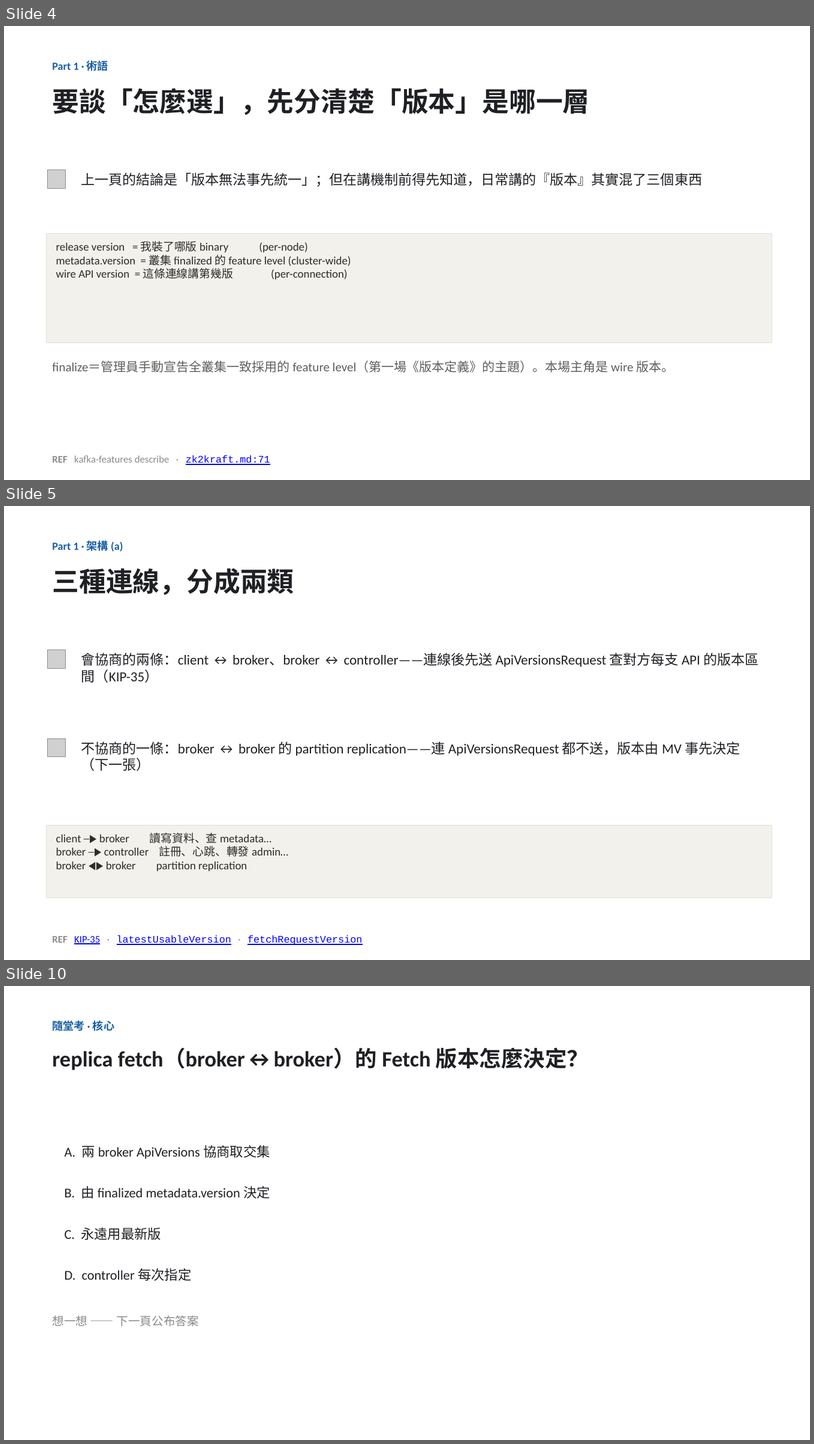
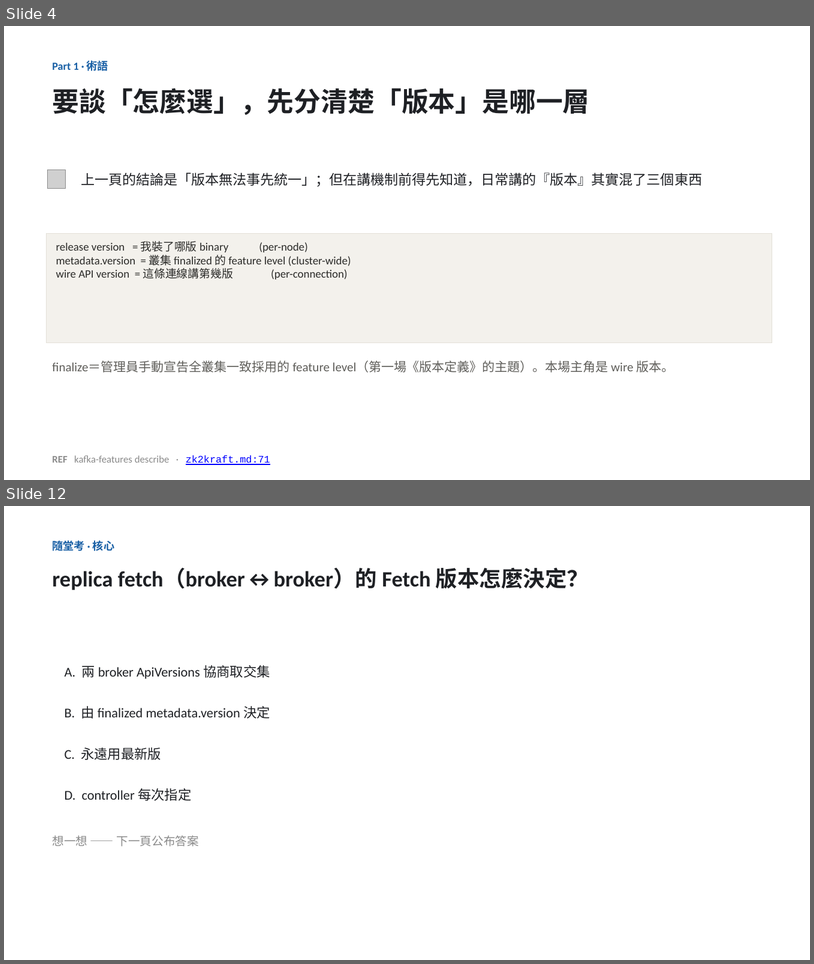
Before and after one commit to unknowntpo/kafka, a slide deck: study/version-control/kafka-version-negotiation.pptx. Shown one above the other, each under a label of ours: slides 4, 5 and 10 before the commit, slides 4 and 12 after it; the slides between them are not shown. The pictures are 814x1444 and 814x964 pixels, drawn with LibreOffice and Linux fonts; fonts in the diff are those of the drawing; grey boxes stand for pictures. Boxes give left, top, right and bottom in pixels: in the first picture for what was removed or moved away, otherwise in the second. Text is boxed around its words. In the diff, an @@ line names an element or a change of style, - is before the commit and + after.

Commit message:
study(version-control): 校正協商心智模型（協商 vs MV 釘版，非「broker↔broker 不協商」）＋相容性測試代價 2 張
- 兩 subagent 對 UP commit 查證：唯一不協商的是 replica fetch；txn markers/broker→controller/Raft 皆協商
- 架構(a)/(b)/對照/Recap/SVG 收斂用詞、補 KIP-584 與 txn markers/OffsetsForLeaderEpoch ref
- 新增相容性測試 2 張（308 版 round-trip、22 歷史版本×升級矩陣×25 MV）＋ compat-testing-cost.md
- 代價頁 REF 補 handler 實證（buildResponseSend/version()>=13/MaxBytes default）
- 架構(b) solve 把兩階段歸給 MV 治理通性；compat-forward-backward.md 收 Q1

```diff
--- a/study/version-control/kafka-version-negotiation.pptx
+++ b/study/version-control/kafka-version-negotiation.pptx
@@ slide 5 removed at [4, 506, 810, 960], background #FFFFFF @@
@@ text removed at [52, 538, 123, 553] @@
-Part 1 · 架構 (a)
@@ text removed at [52, 568, 294, 595] @@
-三種連線，分成兩類
@@ picture removed at [48, 650, 66, 668] @@
@@ text removed at [81, 652, 759, 682] @@
-會協商的兩條：client ↔ broker、broker ↔ controller——連線後先送 ApiVersionsRequest 查對方每支 API 的版本區間（KIP-35）
@@ picture removed at [48, 738, 66, 756] @@
@@ text removed at [81, 741, 740, 771] @@
-不協商的一條：broker ↔ broker 的 partition replication——連 ApiVersionsRequest 都不送，版本由 MV 事先決定（下一張）
@@ rectangle removed at [47, 825, 772, 897] @@
-client ─▶ broker 讀寫資料、查 metadata…
-broker ─▶ controller 註冊、心跳、轉發 admin…
-broker ◀▶ broker partition replication
@@ text removed at [52, 935, 362, 945] @@
-REF KIP-35 · latestUsableVersion · fetchRequestVersion
@@ what was slide 10 is now slide 12 @@
```
Also in this commit, not shown: 4 slides changed, 3 slides added, 5 other files.
